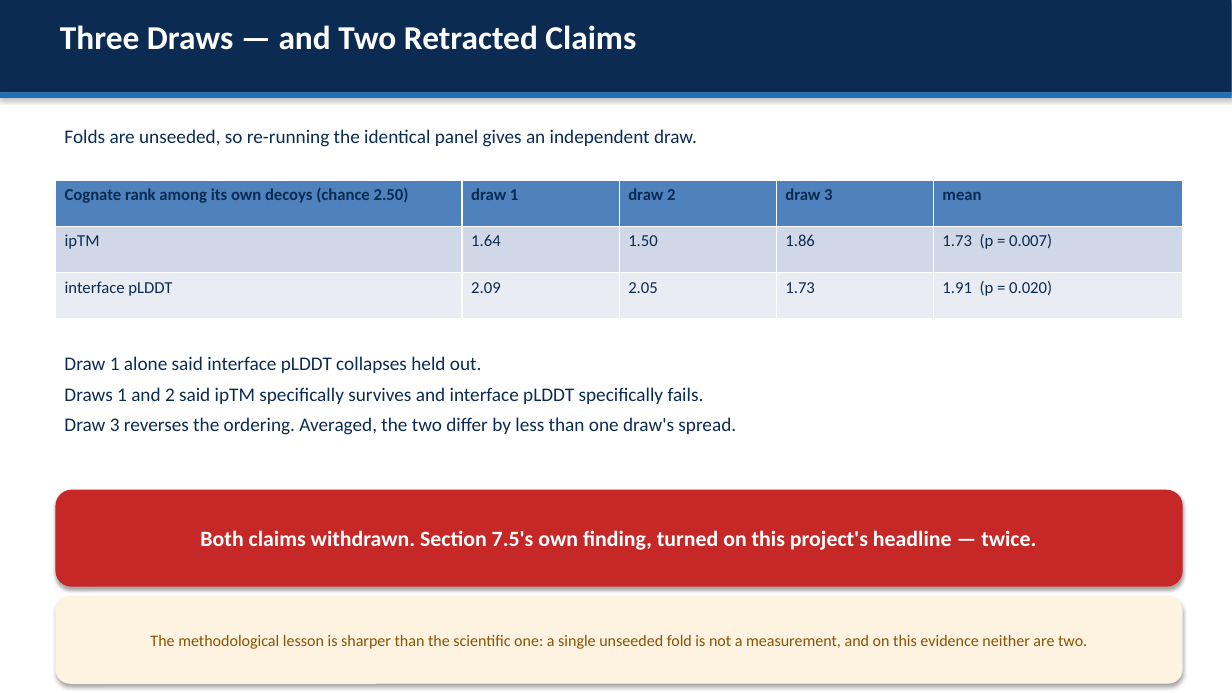
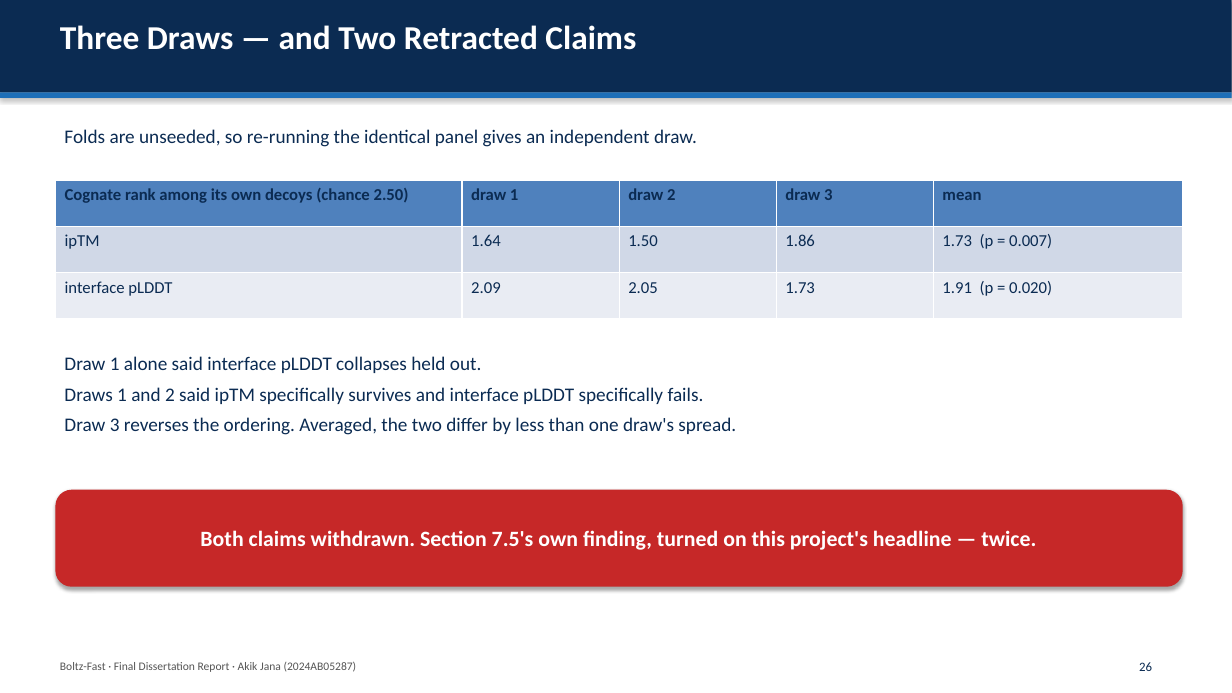
Before and after one commit to AkikJana/biomolecular-design-coreai, a slide deck: slide 26 of final_dissertation_presentation.pptx. Drawn at 1232x693 pixels with LibreOffice and Linux fonts; fonts in the diff are those of the drawing. Boxes give left, top, right and bottom in pixels: in the first picture for what was removed or moved away, otherwise in the second. Text is boxed around its words. In the diff, an @@ line names an element or a change of style, - is before the commit and + after.

```diff
--- a/final_dissertation_presentation.pptx
+++ b/final_dissertation_presentation.pptx
@@ rounded rectangle removed at [55, 596, 1183, 684] @@
-The methodological lesson is sharper than the scientific one: a single unseeded fold is not a measurement, and on this evidence neither are two.
@@ text added at [60, 662, 357, 672], 9 pt, text #555555 @@
+Boltz-Fast · Final Dissertation Report · Akik Jana (2024AB05287)
@@ text added at [1139, 662, 1152, 671], 10 pt, text #0B2B52 @@
+26
```
Also in this commit, not shown: 15 other slides changed.
